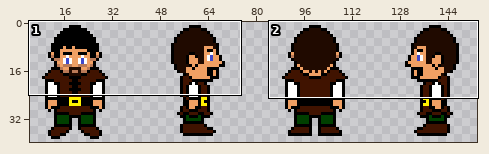
Two states of a sprite sheet, sprite_sheets/player.png. Above, an overview of the earlier version with the close-up marked.
Close-up. The starting point:
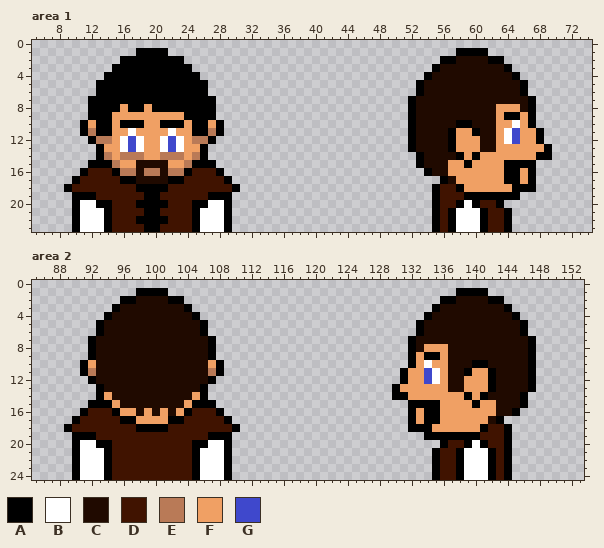
The file is 160x40 pixels. Shown: area 1: x 5..74, y 0..23; area 2: x 85..153, y 0..24. The wide view leaves out empty margins.
Palette (. is transparent): A #000000  B #ffffff  C #200a00  D #401300  E #b97a57  F #f0a064  G #3f48cc
Pixels before, area 1, first column x 9:
 1 .........AAAA....................................AAAA........
 2 .......AAAAAAAA................................AACCCCAA......
 3 ......AAAAAAAAAA..............................ACCCCCCCCA.....
 4 .....AAAAAAAAAAAA............................ACCCCCCCCCCA....
 5 ....AAAAAAAAAAAAAA..........................ACCCCCCCCCCCCA...
 6 ....AAAAAAAAAAAAAA..........................ACCCCCCCCCCCCA...
 7 ...AAAAAAAAAAAAAAAA........................ACCCCCCCCCCCCCCA..
 8 ...AAAAFAAFAAAAAAAA........................ACCCCCCCCCCFFFCA..
 9 ...AAAFFFFFFFFFAAAA........................ACCCCCCCCCCFAAFA..
10 ..AFAAFAAAFFAAAFAAFA.......................ACCCCCAACCCFFBFA..
11 ..AEAAFFBFFFFBFFAAEA.......................ACCCCAFFACCFBGFFA.
12 ...AEEFBGBFFBGBFEEA........................ACCCCAFFFCCFBGFFA.
13 ....AFFBGBFFBGBFFA.........................ACCCCAFFFCCFFFFFFA
14 ....AEFEEEFFEEEFEA..........................ACCCCAFAFFFFFFFAA
15 ...AAAEFFCCCCFFEAAA.........................ACCCFFAFFFFAAAA..
16 ..ADDDAEECEECEEADDDA.........................ACCFFFFFFFAAFA..
17 .ADDDDDAACCCCAADDDDDA..........................ACFFFFFFAAFA..
18 ADDDDDDDDAAAADDDDDDDDA........................ADDAFFFFFFAAA..
19 .AAADDDDDDAADDDDDDAAA.........................ADDDAAAAAAA....
20 .ABBAADDDAAAADDDAABBA.........................ADDABADDA......
21 .ABBBADDDDAADDDDABBBA.........................ADABBBADDA.....
22 .ABBBADDDAAAADDDABBBA.........................ADABBBADDA.....
23 .ABBBADDDDAADDDDABBBA.........................ADABBBADDA.....
Pixels before, area 2, first column x 89:
 1 .........AAAA....................................AAAA......
 2 .......AACCCCAA................................AACCCCAA....
 3 ......ACCCCCCCCA..............................ACCCCCCCCA...
 4 .....ACCCCCCCCCCA............................ACCCCCCCCCCA..
 5 ....ACCCCCCCCCCCCA..........................ACCCCCCCCCCCCA.
 6 ....ACCCCCCCCCCCCA..........................ACCCCCCCCCCCCA.
 7 ...ACCCCCCCCCCCCCCA........................ACCCCCCCCCCCCCCA
 8 ...ACCCCCCCCCCCCCCA........................ACFFFCCCCCCCCCCA
 9 ...ACCCCCCCCCCCCCCA........................AFAAFCCCCCCCCCCA
10 ..AFCCCCCCCCCCCCCCFA.......................AFBFFCCCAACCCCCA
11 ..AECCCCCCCCCCCCCCEA......................AFFGBFCCAFFACCCCA
12 ...ACCCCCCCCCCCCCCA.......................AFFGBFCCFFFACCCCA
13 ....ACCCCCCCCCCCCA.......................AFFFFFFCCFFFACCCCA
14 ....AFCCCCCCCCCCFA.......................AAFFFFFFFAFACCCCA.
15 ...AAAFCCCCCCCCFAAA........................AAAAFFFFAFFCCCA.
16 ..ADDDAFFCFCFCFADDDA.......................AFAAFFFFFFFCCA..
17 .ADDDDDAAFFFFAADDDDDA......................AFAAFFFFFFCA....
18 ADDDDDDDDAAAADDDDDDDDA.....................AAAFFFFFFADDA...
19 .AAADDDDDDDDDDDDDDAAA........................AAAAAAADDDA...
20 .ABBAADDDDDDDDDDAABBA..........................ADDABADDA...
21 .ABBBADDDDDDDDDDABBBA.........................ADDABBBADA...
22 .ABBBADDDDDDDDDDABBBA.........................ADDABBBADA...
23 .ABBBADDDDDDDDDDABBBA.........................ADDABBBADA...
24 .ABBBADDDDDDDDDDABBBA.........................ADDABBBADA...
After:
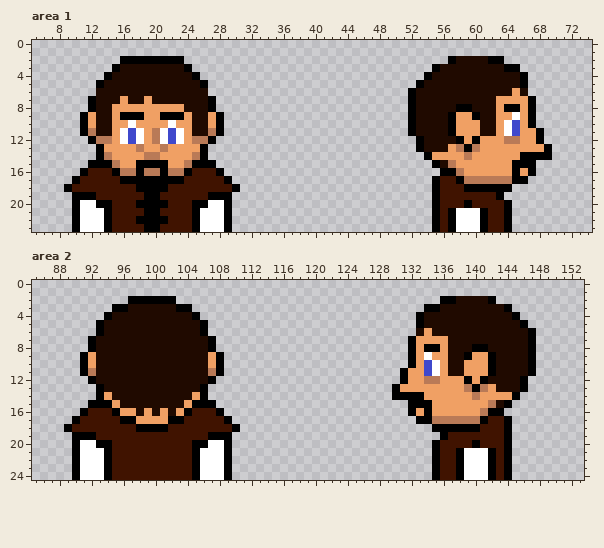
What changed:
Area 1:
y 1: x 18..21 AAAA -> ....; x 58..61 AAAA -> ....
y 2: x 56 A -> .
y 3: x 16..23 AAAAAAAA -> CCCCCCCC; x 65 . -> A
y 4: x 15..24 AAAAAAAAAA -> CCCCCCCCCC; x 65..66 A. -> CA
y 5: x 14..25 AAAAAAAAAAAA -> CCCCCCCCCCCC
y 6: x 13..26 AAAAAAAAAAAAAA -> CCCCCCCCCCCCCC; x 52..53 .A -> AC; x 65..66 CA -> FC
y 7: x 13..26 AAAAAAAAAAAAAA -> CCCFCCFCCCCCCC; x 63..66 CCCC -> FFFF
y 8: x 13..15 AAA -> CCF; x 17..18 AA -> FF; x 20..26 AAAAAAA -> FFFFCCC; x 58..59 CC -> AA; x 64..66 FFC -> AAF
y 9: x 11..14 .AAA -> AFCC; x 16..18 FFF -> AAA; x 21..28 FFFAAAA. -> AAAFCCFA; x 57..60 CCCC -> AFFA; x 64..65 AA -> FB
y 10: x 13..14 AA -> CC; x 16..18 AAA -> FBF; x 21..23 AAA -> FBF; x 25..26 AA -> CC; x 57..60 CAAC -> AFFF; x 64..65 FB -> BG
y 11: x 13..14 AA -> CC; x 16..18 FBF -> BGB; x 20..23 FFBF -> EBGB; x 25..26 AA -> CC; x 60 A -> F
y 12: x 20 F -> E; x 52..53 AC -> .A; x 57..58 AF -> CA; x 60..62 FCC -> AFF; x 64..65 BG -> EE
y 13: x 16..18 BGB -> FFE; x 21..23 BGB -> EFF; x 52..53 AC -> .A; x 57..62 AFFFCC -> FEAEFF
y 14: x 16..23 EEEFFEEE -> FFFEEFFF; x 53..60 ACCCCAFA -> .AFFFFEF; x 66..67 FF -> AA
y 15: x 18..21 CCCC -> AAAA; x 53..55 ACC -> ..A; x 57 F -> E; x 59 A -> F; x 64 A -> F
y 16: x 18 C -> A; x 21 C -> A; x 54..58 ACCFF -> ..AAE; x 64 A -> F
y 17: x 18..21 CCCC -> AAAA; x 55..64 .ACFFFFFFA -> ADDAEEEEEE; x 66..67 FA -> A.
y 18: x 58..67 AFFFFFFAAA -> DAAAAAA...
y 19: x 59..62 AAAA -> DDDD; x 64..65 AA -> ..
y 20: x 58..60 ABA -> DAD; x 63..64 A. -> DA
Area 2:
y 1: x 98..101 AAAA -> ....; x 138..141 AAAA -> ....
y 2: x 96 A -> .; x 98..101 CCCC -> AAAA; x 103 A -> .; x 143 A -> .
y 3: x 96 C -> A; x 103 C -> A; x 134 . -> A
y 4: x 133..134 .A -> AC
y 6: x 133..134 AC -> CF; x 146..147 A. -> CA
y 7: x 133..136 CCCC -> FFFF
y 8: x 133..135 CFF -> FAA; x 140..141 CC -> AA
y 9: x 91..92 .A -> AF; x 107..108 A. -> FA; x 134..135 AA -> BF; x 139..142 CCCC -> AFFA
y 10: x 134..135 BF -> GB; x 139..142 CAAC -> FFFA
y 11: x 139 A -> F
y 12: x 134..135 GB -> EE; x 137..139 CCF -> FFA; x 141..142 FA -> AC; x 146..147 CA -> A.
y 13: x 137..142 CCFFFA -> FFEAEF; x 146..147 CA -> A.
y 14: x 132..133 FF -> AA; x 139..146 AFACCCCA -> FEFFFFA.
y 15: x 135 A -> F; x 140 A -> F; x 142 F -> E; x 144..146 CCA -> A..
y 16: x 135 A -> F; x 141..145 FFCCA -> EAA..
y 17: x 132..133 AF -> .A; x 135..144 AFFFFFFCA. -> EEEEEEADDA
y 18: x 132..141 AAAFFFFFFA -> ...AAAAAAD
y 19: x 134..135 AA -> ..; x 137..140 AAAA -> DDDD
y 20: x 135..136 .A -> AD; x 139..141 ABA -> DAD
